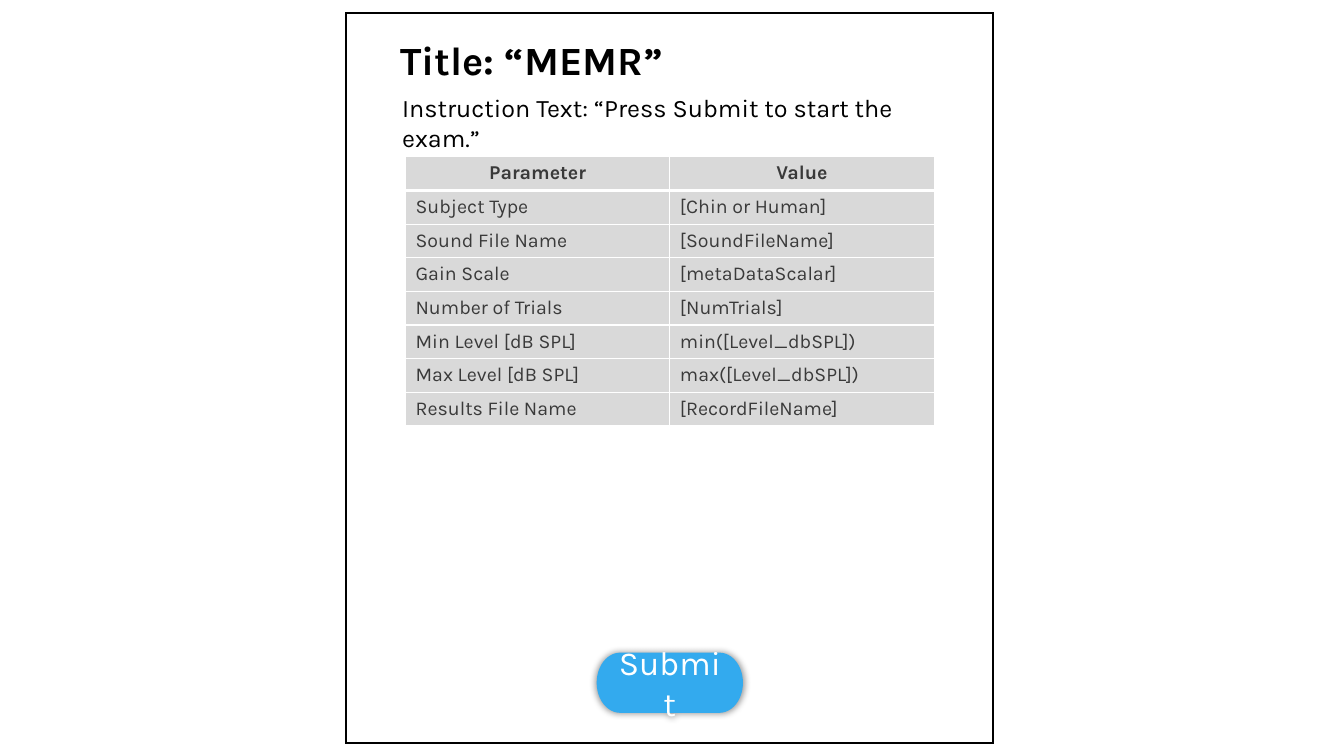
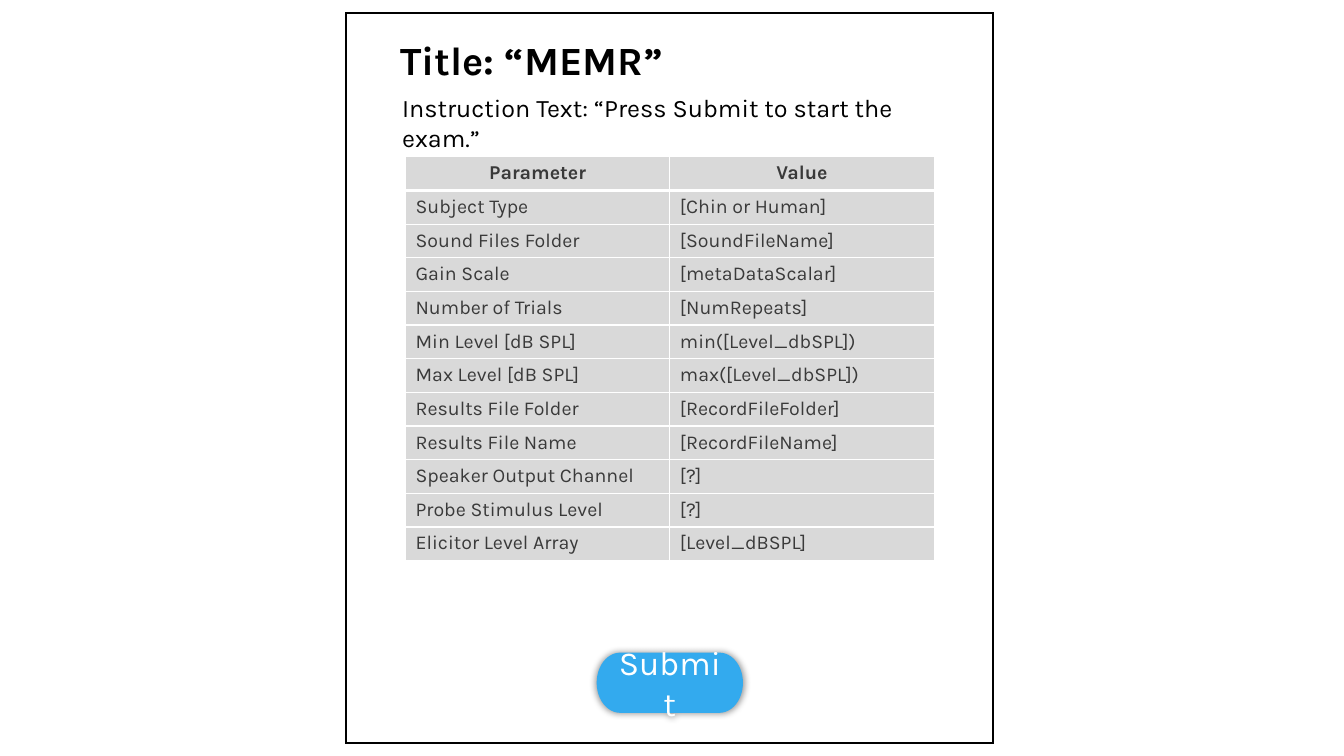
Before and after one commit to OpenHearing/TabSINT, a slide deck: slide 1 of Specifications/middle-ear-muscle-reflex/GUI-Screens.pptx. Drawn at 1344x756 pixels with LibreOffice and Linux fonts; fonts in the diff are those of the drawing; grey boxes stand for pictures. Boxes give left, top, right and bottom in pixels: in the first picture for what was removed or moved away, otherwise in the second. Text is boxed around its words. In the diff, an @@ line names an element or a change of style, - is before the commit and + after.

```diff
--- a/Specifications/middle-ear-muscle-reflex/GUI-Screens.pptx
+++ b/Specifications/middle-ear-muscle-reflex/GUI-Screens.pptx
@@ table at (x1=405, y1=157, x2=934, y2=561) @@
-row 3, column 1: Sound File Name
+row 3, column 1: Sound Files Folder
-row 5, column 2: [NumTrials]
+row 5, column 2: [NumRepeats]
+row 8: Results File Folder | [RecordFileFolder]
+row 10: Speaker Output Channel | [?]
+row 11: Probe Stimulus Level | [?]
+row 12: Elicitor Level Array | [Level_dBSPL]
```
Also in this commit, not shown: 1 other slide changed, 2 other files.
